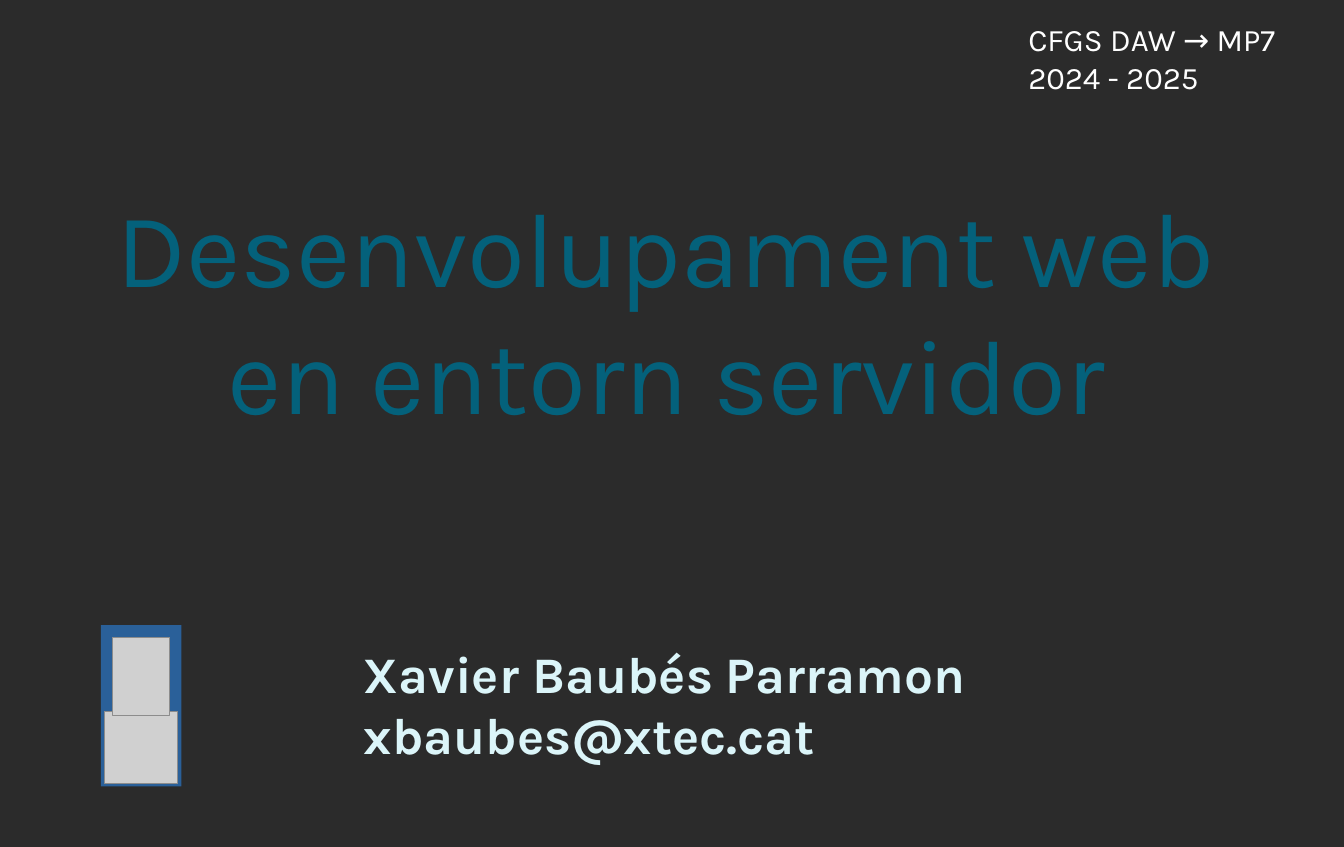
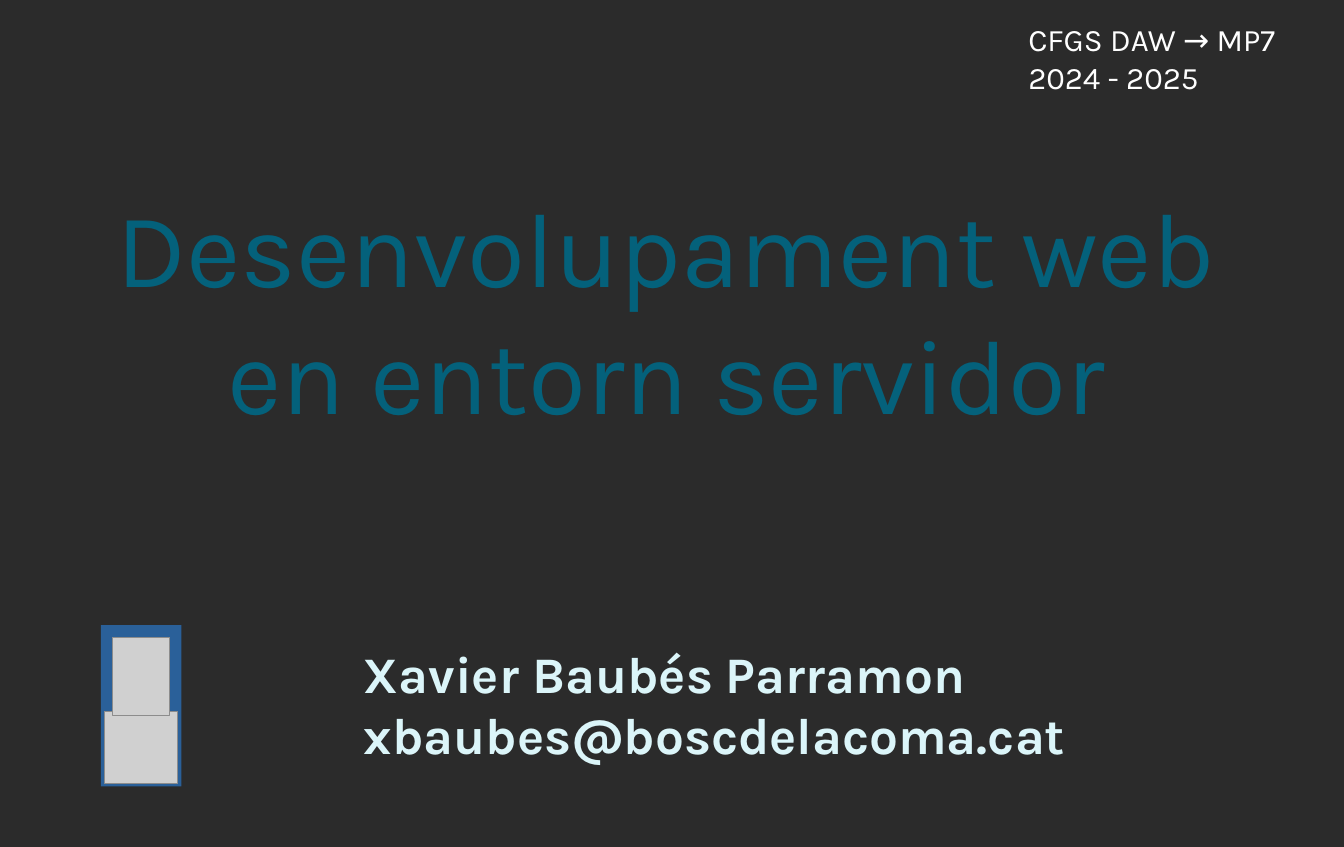
Before and after one commit to xbaubes/xbaubes, a slide deck: slide 1 of Presentacions/[DAW-MP07] Desenvolupament web en entorn servidor.odp. Drawn at 1344x847 pixels with LibreOffice and Linux fonts; fonts in the diff are those of the drawing; grey boxes stand for pictures; background and template pictures are left out; a plain dark background stands for a picture behind light text. Boxes give left, top, right and bottom in pixels: in the first picture for what was removed or moved away, otherwise in the second. Text is boxed around its words. In the diff, an @@ line names an element or a change of style, - is before the commit and + after.

```diff
--- a/Presentacions/[DAW-MP07] Desenvolupament web en entorn servidor.odp
+++ b/Presentacions/[DAW-MP07] Desenvolupament web en entorn servidor.odp
@@ subtitle at (364,719,1065,765): text changed @@
-xbaubes@xtec.cat
+xbaubes@boscdelacoma.cat
```
Also in this commit, not shown: 5 other slides changed, 1 other file.
